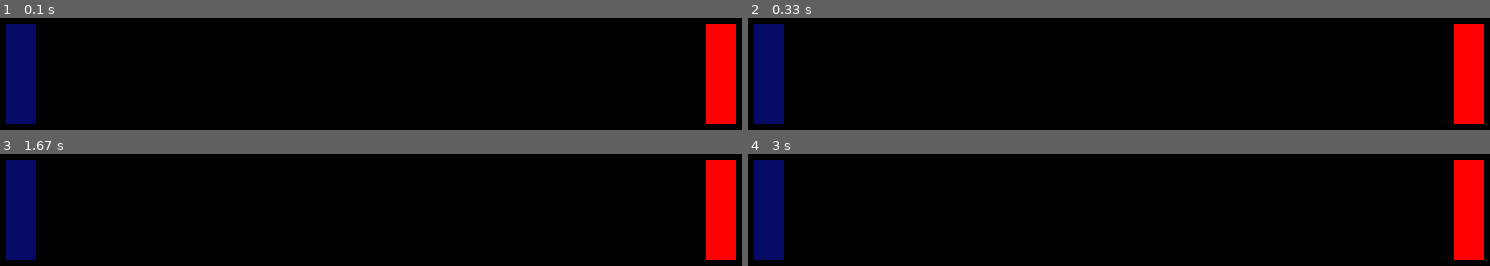
Above: before the commit, frames 1-4 (two rows, left to right).
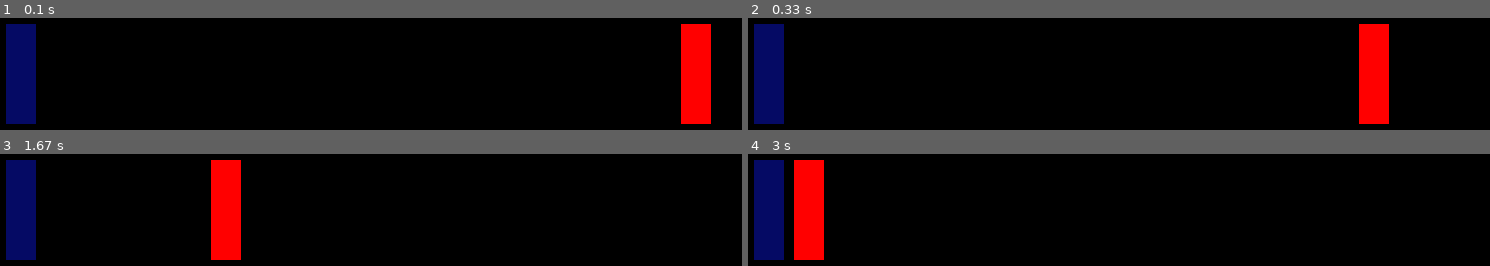
Above: after the commit, the same moments.

Repository: LinkRoxo/ProjetoPygame
Game: pygame game, started from main.py
Two runs of this game, one before a commit and one after it. Both use one fixed random seed, a clock stepped at 60 frames per second and the inputs below.
Inputs:
- Up to frame 1 (0.1 s): no input
- Up to frame 2 (0.33 s): no input
- Up to frame 3 (1.67 s): no input
- Up to frame 4 (3 s): no input

The runs differ from the first frame. In frame 1, 6.0% of the frame differs, in the area x 91-100%, y 5-95%; in frame 2, 7.2%, in the area x 82-100%, y 5-95%; in frame 3, 7.2%; in frame 4, 7.2%.

Commit message:
Versão 0.5
-Monstro se movimenta e ataque player
-Renderização do player e do monstro ficaram a cargo das proprias classes

-Correçoes diversas

Diff:
--- a/Classes/Jogador.py
+++ b/Classes/Jogador.py
@@ -1,3 +1,5 @@
+import pygame
+
 class Jogador:
     #Stats in game do Jogador
     base_level = 1
@@ -37,6 +39,7 @@
     #Stuff de controle do objeto
     Vel = 10
     pos = (100, 350)
+    x, y = pos
 
     #Parametros de controle
     STATE = None
@@ -44,6 +47,7 @@
     jumping = False
 
     #Sprites
+    rect = pygame.Rect(x, y, 30, 100)
     sprite = None
 
     def __init__(self):
@@ -52,7 +56,9 @@
     def get_pos(self):
         return self.pos
 
-    def update(self):
+    def update(self, surface):
+        pygame.draw.rect(surface, (5, 10, 100), self.rect)
+
         if self.Vida <= 0:
             self.die(self)
 
--- a/Classes/Mapa.py
+++ b/Classes/Mapa.py
@@ -1,24 +1,27 @@
 import sys
+import Monstros as mob
+from enum import Enum
+
 class Mapa:
     def __init__(self) -> None:
-        map_id = -1
+        self.map_id = -1
 
-        velocidade = 10
-        mobs_do_mapa = []
-        lista_mob = []
+        self.velocidade = 10
+        self.mobs_do_mapa = []
+        self.lista_mob = []
 
-        bg_img = None
-        assets = []
+        self.bg_img = None
+        self.assets = []
 
-        Boss = None
+        self.Boss = None
 
-        armadilhas = []
+        self.armadilhas = []
 
-        tessouro = []
-        chance_tessouro = 1
+        self.tessouro = []
+        self.chance_tessouro = 1
 
         #ESTADOS
-        moving = False
+        self.moving = False
 
 
     def update(self):
@@ -28,7 +31,13 @@
     def spawn_mob(self, mob):
         #criar a variavel que vai conter o mob, passar parametros apartir do ID (pegar na lista de mob)
         #adicionar no vetor mobs_do_mapa
+
+        mob = ()
         pass
 
     def spawn_tessouro(self):
         pass
+
+class monstrosId(Enum):
+    Slime = 1
+    pass
--- a/Classes/Monstros.py
+++ b/Classes/Monstros.py
@@ -1,8 +1,14 @@
+import pygame
+import sys
+import math
+
+sys.path.append(".")
+from Classes.State import State
+
 class Monstro:
     monstro_id = -1
     nome_monstro = ""
 
-    #states monstro
     level = 0
     xp = 0
 
@@ -14,25 +20,33 @@
     Mana = 0
     MMana = 0
 
-    poder = 0
+    poder = 1
 
-    dano_fisico = (poder * 0.1)
+    dano_fisico = math.ceil((poder * 0.1))
     dano_magico = 1
     dano_critico = dano_fisico * 1
 
-    velocidade_ataque = 10
+    velocidade_ataque = 0.4
+    contador = 0
 
     chance_crit = 0.06
 
+    #Stuff de controle do objeto
+    Vel = -5
+    pos = (800, 350)
+    x, y = pos
+
     #Sprites
     sprite = None
-    rect = None
+    rect = pygame.Rect(x, y, 30, 100)
 
-    #Stuff de controle do objeto
-    Vel = 10
-    pos = (800, 350)
+    surface = None
 
-    def __init__(self, m_id, nome, level, xp, gold, Mvida, Mmana, poder):
+    #STATES
+    state = State.Andando
+
+
+    def __init__(self, m_id, nome, level, xp, gold, Mvida, Mmana, poder, surface):
         self.monstro_id = m_id
         self.nome_monstro = nome
         self.level = level
@@ -42,21 +56,59 @@
         self.MMana = Mmana
         self.poder = poder
 
+        self.surface = surface
+        self.contador = self.velocidade_ataque
+
+
+    def draw_mob(self, surface):
+        self.rect = pygame.Rect(self.x, self.y, 30, 100)
+        pygame.draw.rect(surface, (255, 0, 0), self.rect)
+        pass
+
     def get_pos(self):
         return self.pos
 
     def update(self, surface):
-        print("chegou update monstro")
+        if self.state == State.Andando:
+            self.pos = (self.pos[0] + self.Vel), (self.pos[1])
+            self.x, self.y = self.pos
+
+        self.draw_mob(surface)
+
+        if self.x <= 140:
+            self.set_State(1)
+
+
+        if self.state == State.Parado: #and (self.contador == self.velocidade_ataque)):
+            self.set_State(2)
+
 
         if self.Vida == 0:
             self.die()
 
-        self.pos = (self.pos[0] + self.Vel), (self.pos[1])
 
-    def ataque(self, dano, alvo):
-        alvo.hp = alvo.hp - dano
+    def ataque(self, alvo):
+        alvo.hit(alvo, self.dano_fisico)
 
     def die(self):
         #animação
         #tirar xp
         pass
+
+    def get_rect(self, rect):
+        self.rect = rect
+        pass
+
+    def batalha():
+
+        pass
+
+    def set_State(self, state):
+        if state == 0:
+            self.state = State.Andando
+
+        if state == 1:
+            self.state = State.Parado
+
+        if state == 2:
+            self.state = State.Batalhando
--- /dev/null
+++ b/Classes/State.py
@@ -0,0 +1,6 @@
+from enum import Enum
+
+class State(Enum):
+    Andando = 0
+    Parado = 1
+    Batalhando = 2
--- a/main.py
+++ b/main.py
@@ -1,10 +1,12 @@
 import pygame
 import sys
+
 sys.path.append(".")
 from Classes.Jogador import Jogador
 from Classes.Monstros import Monstro
+from Classes.State import State
 
-VERSION = "0.3"
+VERSION = "0.5"
 FPS = 60
 
 WIDTH, HEIGHT = 900, 500
@@ -12,21 +14,12 @@
 WIN.fill((0,0,0))
 pygame.display.set_caption(f"Jogo {VERSION}")
 
-mob = Monstro(1, "Slime", 1, 1, 10, 10, 10, 1)
+mob = Monstro(1, "Slime", 1, 1, 10, 10, 10, 1, WIN)
+
 
 def screen_update():
-    #WIN.blit(mob, (mob.pos))
     pygame.display.update()
 
-def spawn_player(jogador):
-    x,y = jogador.get_pos(jogador)
-    Prect = pygame.Rect(x, y, 30, 100)
-    pygame.draw.rect(WIN, (5 , 10, 100), Prect)
-
-def spawn_monstro(mob):
-    x, y = mob.get_pos()
-    Mrect = pygame.Rect(x, y, 30, 100)
-    pygame.draw.rect(WIN, (255, 0, 0), Mrect)
 
 def main():
     clock = pygame.time.Clock()
@@ -34,21 +27,22 @@
     #OBJETOS
     jogador = Jogador
 
-    spawn_monstro(mob)
 
     while run:
         clock.tick(FPS)
+        WIN.fill((0,0,0))
         for event in pygame.event.get():
             if event.type == pygame.QUIT:
                 run = False
 
-        spawn_player(jogador)
-
-
         if jogador.Vida == 0:
             jogador.die(jogador)
 
-        jogador.update(jogador)
+        if mob.state == State.Batalhando:
+            if jogador.Vida != 0:
+                mob.ataque(jogador)
+
+        jogador.update(jogador, WIN)
         mob.update(WIN)
 
         screen_update()
Not shown, changed: .gitignore
